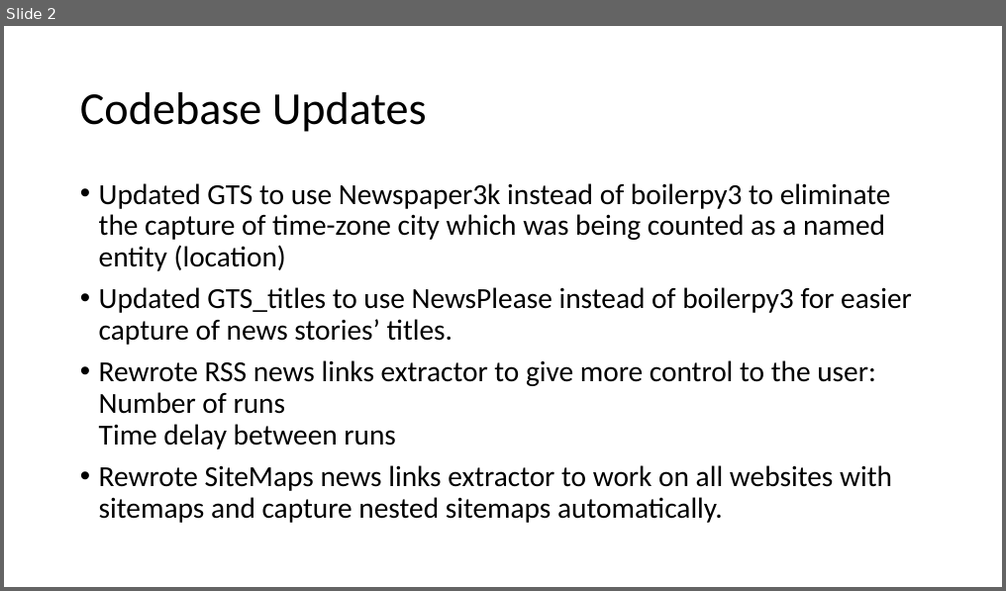
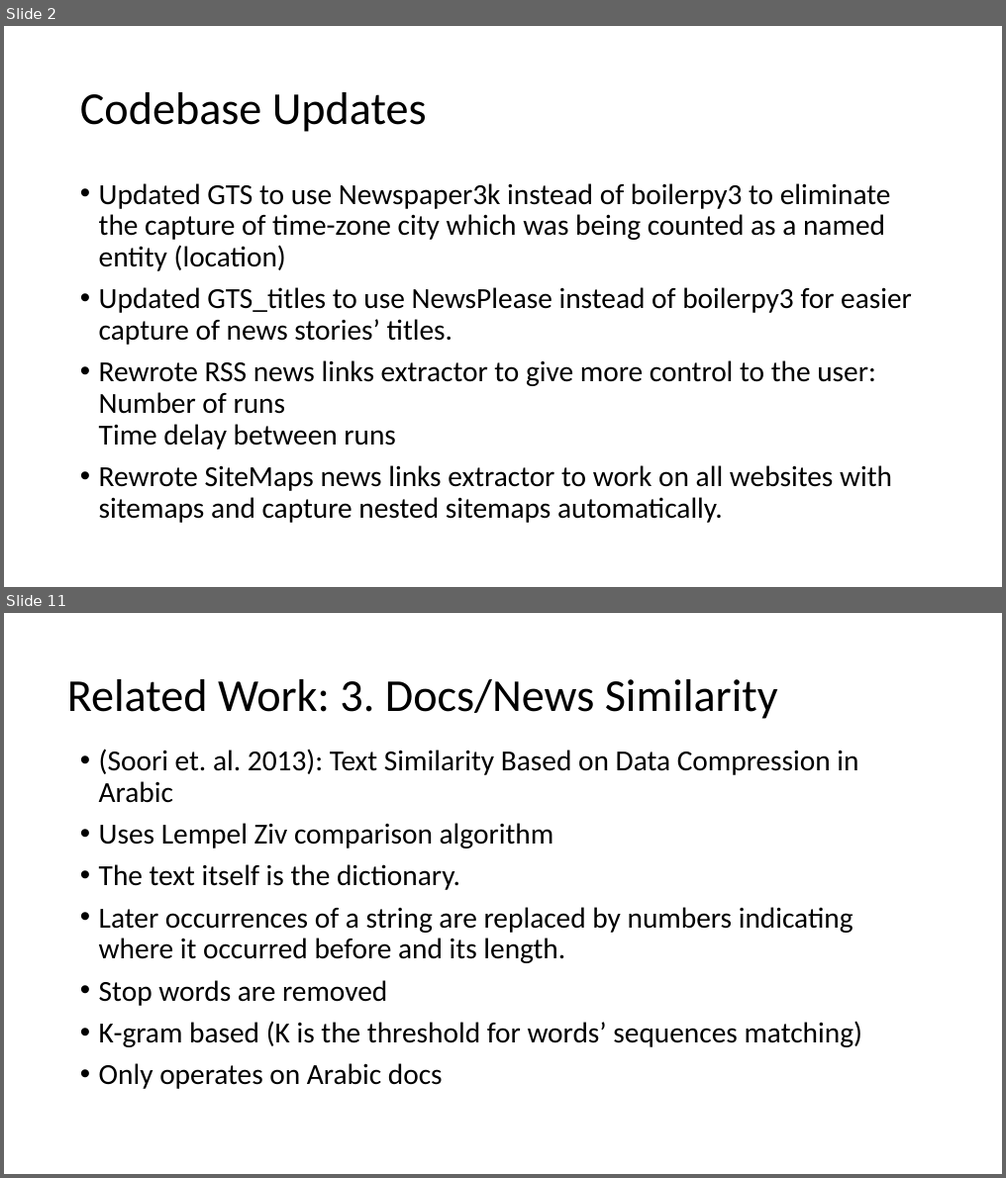
Before and after one commit to HussamHallak/TPDL2022, a slide deck: TPDL 2022 Paper Updates.pptx. Shown one above the other, each under a label of ours: slide 2 before the commit, slides 2 and 11 after it; the slides between them are not shown. The pictures are 1006x591 and 1006x1178 pixels, drawn with LibreOffice and Linux fonts; fonts in the diff are those of the drawing. Boxes give left, top, right and bottom in pixels: in the first picture for what was removed or moved away, otherwise in the second. Text is boxed around its words. In the diff, an @@ line names an element or a change of style, - is before the commit and + after.

```diff
--- a/TPDL 2022 Paper Updates.pptx
+++ b/TPDL 2022 Paper Updates.pptx
@@ slide 11 added at (x1=4, y1=613, x2=1002, y2=1174), background #FFFFFF @@
@@ title added at (x1=67, y1=679, x2=778, y2=719), 44 pt, text #000000 @@
+Related Work: 3. Docs/News Similarity
@@ text added at (x1=99, y1=749, x2=862, y2=1089), 28 pt, text #000000 @@
+• (Soori et. al. 2013): Text Similarity Based on Data Compression in Arabic
+• Uses Lempel Ziv comparison algorithm
+• The text itself is the dictionary.
+• Later occurrences of a string are replaced by numbers indicating where it occurred before and its length.
+• Stop words are removed
+• K-gram based (K is the threshold for words’ sequences matching)
+• Only operates on Arabic docs
```
Also in this commit, not shown: 1 slide changed, 12 other slides added.
